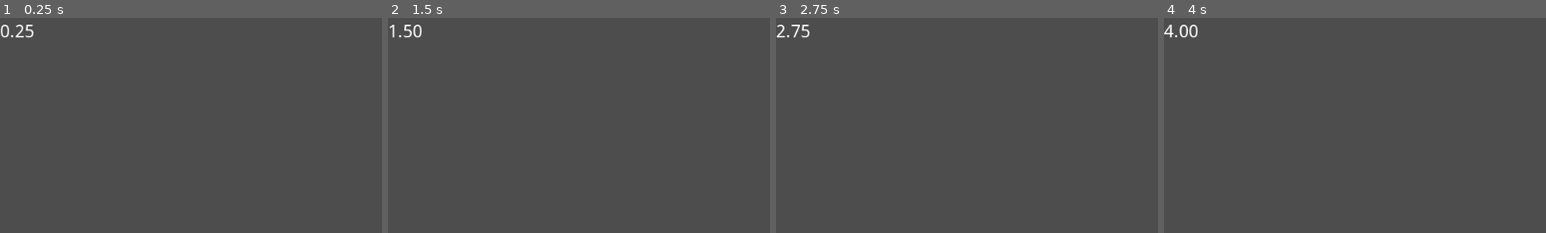
Above: before the commit, frames 1-4 (left to right).
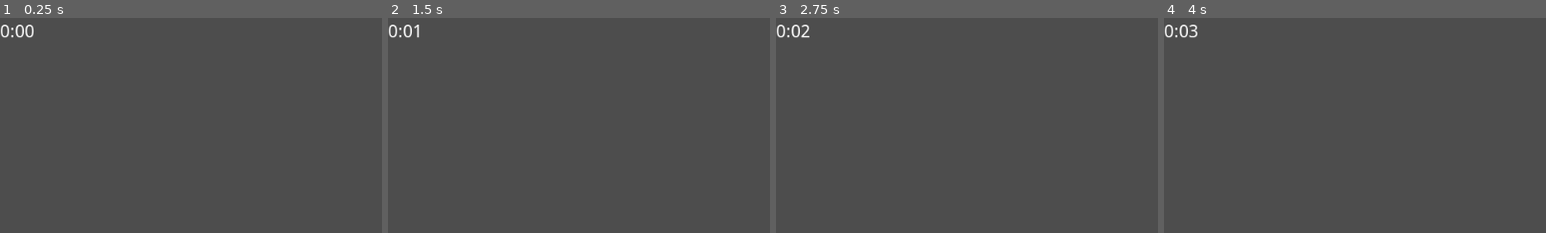
Above: after the commit, the same moments.

Repository: herbeeg/variable-visualiser
Game: Godot game, scene res://variable-visualiser/UI/Overlay.tscn
The game is run twice, just before and just after one commit, with the same random seed, the same clock (stepped at 60 frames per second) and the same inputs. This scene is started directly instead of the project's main scene.
Inputs:
- Up to frame 1 (0.25 s): no input
- Up to frame 2 (1.5 s): tap Enter at 0.5 s; tap Space at 1.25 s
- Up to frame 3 (2.75 s): no input
- Up to frame 4 (4 s): tap Enter at 3.5 s
The pictures show only the part of the screen within x 0-50%, y 0-50%; the shares and areas given below are measured in that part.

The runs differ from the first frame. In frame 1, 0.2% of the frame differs, in the area x 2-9%, y 3-10%; in frame 2, 0.3%, in the area x 0-9%, y 3-10%; in frame 3, 0.3%; in frame 4, 0.2%.

Commit message:
Adding duration timer for current song playback

Diff:
--- a/variable-visualiser/UI/Overlay.gd
+++ b/variable-visualiser/UI/Overlay.gd
@@ -1,12 +1,22 @@
 extends MarginContainer
 
-var elapsed = 0.0
+var elapsed = 0
 var timer_instance = null
 
 func _ready():
 	timer_instance = get_node('TimerLabel')
-	timer_instance.text = '%3.2f' % elapsed
+	timer_instance.text = '%02d' % elapsed
 
 func _process(delta):
 	elapsed += delta
-	timer_instance.text = '%3.2f' % elapsed
+
+	# floor() function call not required as the decimal format string automatically floors the integer.
+	var minutes = elapsed / 60
+	var seconds = int(elapsed)
+
+	if 0 < int(minutes):
+		# As the seconds are converted from a float to integer, they will continue to count up past
+		# 60 so we want to manually reset that after each minute passes.
+		seconds = seconds - (int(minutes) * 60)
+
+	timer_instance.text = '%d:%02d' % [minutes, int(seconds)]
--- a/variable-visualiser/Utils/Config.gd
+++ b/variable-visualiser/Utils/Config.gd
@@ -9,4 +9,6 @@
 	'filter': 'none'
 }
 
-@onready var overlay = []
+@onready var overlay = {
+	'duration': 0
+}
